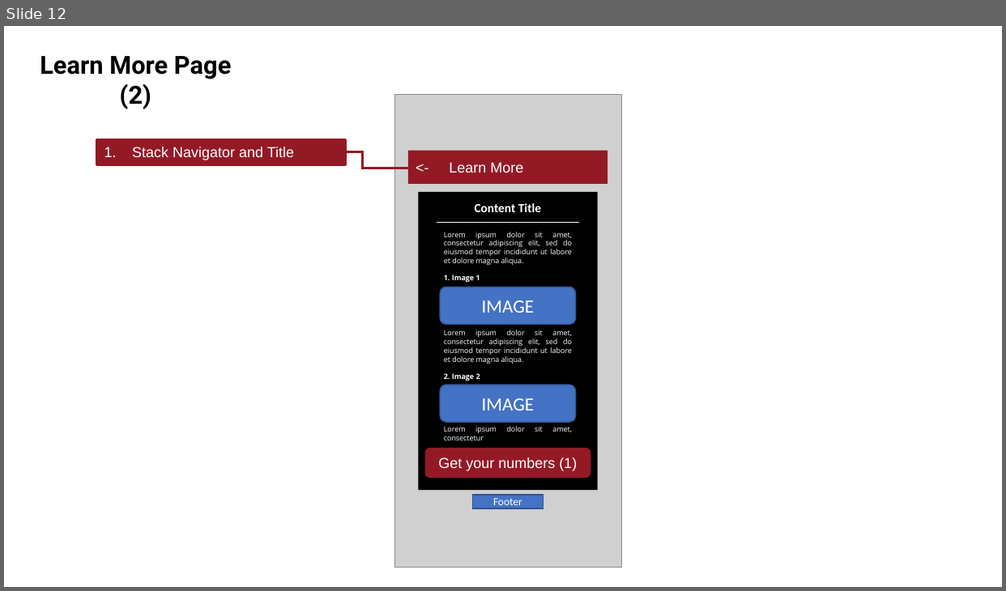
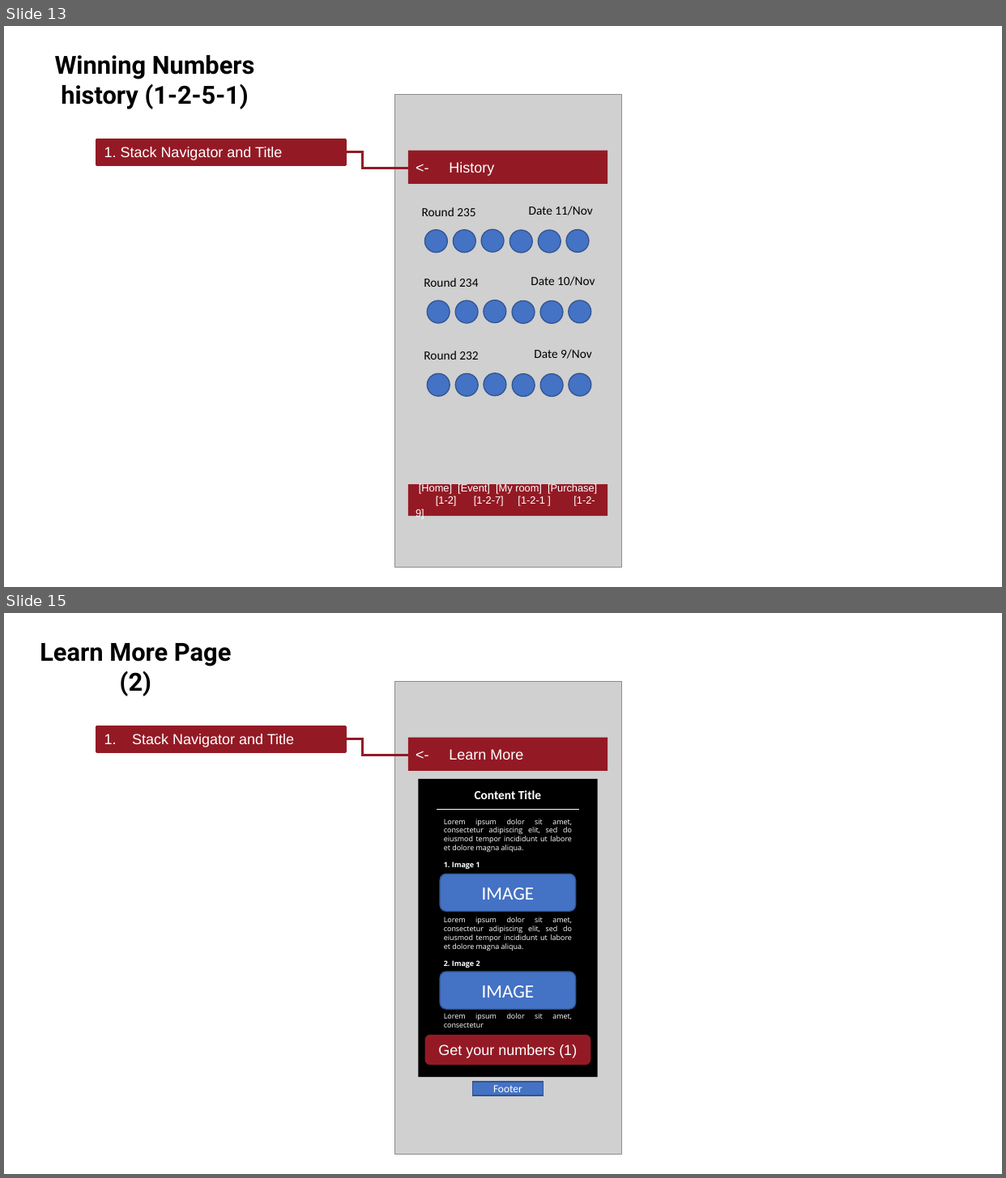
Before and after one commit to ByeonghoonJeon/myShopping, a slide deck: myLottoUXDesign - Copy.pptx. Shown one above the other, each under a label of ours: slide 12 before the commit, slides 13 and 15 after it; the slides between them are not shown. The pictures are 1006x591 and 1006x1178 pixels, drawn with LibreOffice and Linux fonts; fonts in the diff are those of the drawing; grey boxes stand for pictures. Boxes give left, top, right and bottom in pixels: in the first picture for what was removed or moved away, otherwise in the second. Text is boxed around its words. In the diff, an @@ line names an element or a change of style, - is before the commit and + after.

```diff
--- a/myLottoUXDesign - Copy.pptx
+++ b/myLottoUXDesign - Copy.pptx
@@ slide 13 added at (x1=4, y1=26, x2=1002, y2=587), background #FFFFFF @@
@@ text added at (x1=55, y1=55, x2=255, y2=109), 24 pt, text #000000, bold @@
+Winning Numbers history (1-2-5-1)
@@ picture added at (x1=394, y1=95, x2=621, y2=568) @@
@@ rectangle added at (x1=97, y1=139, x2=346, y2=165), fill #931A25, outline #931A25 2.25 pt, 14 pt, text #FFFFFF @@
+1. Stack Navigator and Title
@@ elbow line added from (314, 152) to (411, 169), #931A25 2.25 pt @@
@@ rounded rectangle added at (x1=408, y1=150, x2=607, y2=184), fill #931A25, 14 pt, text #FFFFFF @@
+<- History
@@ text added at (x1=422, y1=207, x2=475, y2=216), 12 pt, text #000000 @@
+Round 235
@@ text added at (x1=529, y1=206, x2=592, y2=216), 12 pt, text #000000 @@
+Date 11/Nov
@@ ellipse added at (x1=424, y1=229, x2=447, y2=252), fill #4472C4, outline #325491 1 pt @@
@@ ellipse added at (x1=454, y1=229, x2=475, y2=252), fill #4472C4, outline #325491 1 pt @@
@@ ellipse added at (x1=482, y1=229, x2=504, y2=252), fill #4472C4, outline #325491 1 pt @@
@@ ellipse added at (x1=510, y1=230, x2=533, y2=253), fill #4472C4, outline #325491 1 pt @@
@@ ellipse added at (x1=538, y1=230, x2=560, y2=253), fill #4472C4, outline #325491 1 pt @@
@@ ellipse added at (x1=566, y1=229, x2=589, y2=252), fill #4472C4, outline #325491 1 pt @@
@@ text added at (x1=424, y1=278, x2=478, y2=287), 12 pt, text #000000 @@
+Round 234
@@ text added at (x1=530, y1=276, x2=594, y2=286), 12 pt, text #000000 @@
+Date 10/Nov
@@ ellipse added at (x1=427, y1=301, x2=450, y2=323), fill #4472C4, outline #325491 1 pt @@
@@ ellipse added at (x1=455, y1=301, x2=478, y2=323), fill #4472C4, outline #325491 1 pt @@
@@ ellipse added at (x1=484, y1=300, x2=506, y2=322), fill #4472C4, outline #325491 1 pt @@
@@ ellipse added at (x1=513, y1=301, x2=535, y2=323), fill #4472C4, outline #325491 1 pt @@
@@ ellipse added at (x1=540, y1=301, x2=562, y2=323), fill #4472C4, outline #325491 1 pt @@
@@ ellipse added at (x1=569, y1=301, x2=591, y2=323), fill #4472C4, outline #325491 1 pt @@
@@ text added at (x1=424, y1=351, x2=478, y2=360), 12 pt, text #000000 @@
+Round 232
@@ text added at (x1=534, y1=349, x2=592, y2=359), 12 pt, text #000000 @@
+Date 9/Nov
@@ ellipse added at (x1=427, y1=374, x2=450, y2=396), fill #4472C4, outline #325491 1 pt @@
@@ ellipse added at (x1=455, y1=374, x2=478, y2=396), fill #4472C4, outline #325491 1 pt @@
@@ ellipse added at (x1=484, y1=373, x2=506, y2=396), fill #4472C4, outline #325491 1 pt @@
@@ ellipse added at (x1=513, y1=374, x2=535, y2=396), fill #4472C4, outline #325491 1 pt @@
@@ ellipse added at (x1=541, y1=374, x2=563, y2=396), fill #4472C4, outline #325491 1 pt @@
@@ ellipse added at (x1=569, y1=373, x2=591, y2=396), fill #4472C4, outline #325491 1 pt @@
@@ rounded rectangle added at (x1=408, y1=485, x2=607, y2=516), fill #931A25, 10 pt, text #FFFFFF @@
+[Home] [Event] [My room] [Purchase]
+[1-2] [1-2-7] [1-2-1 ] [1-2-9]
@@ what was slide 12 is now slide 15 @@
```
Also in this commit, not shown: 1 slide changed, 2 other slides added.
